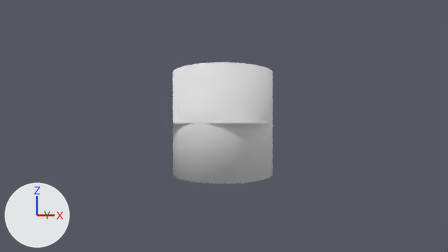
Two versions of the Blender file armorpaint.blend, one commit apart.
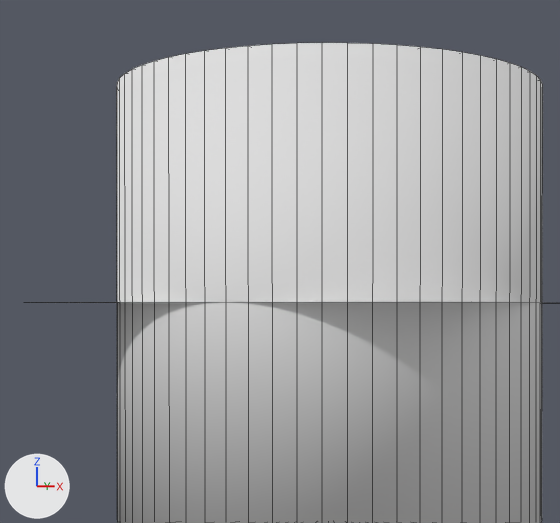
Each version is shown from the file's camera 'Camera', then close up on the part from 32% to 62% of the width and 21% to 69% of the height. Arrows for +X, +Y and +Z are at lower left; the lights stay in place. The first two pictures are the older version. The close-ups show mesh edges as thin lines. The same objects are shown in both versions, whatever each file hides.
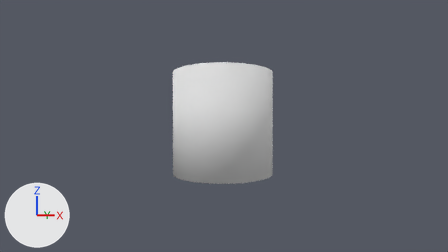
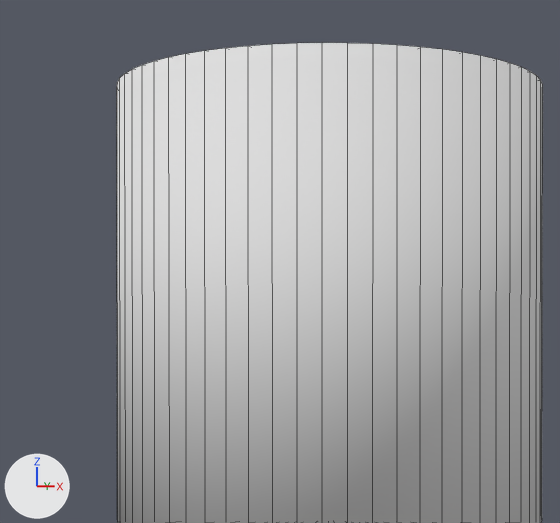
The edits, one by one:
me_plane is used by ob_plane; location (0.0, 0.0, 0.0).
me_plane had 4 vertices, 1 face and spanned x -0.5..0.5, y -0.5..0.5, z 0.0.
me_plane now has 4 vertices, 1 face and spans x -0.5..0.5, y 0.0, z -0.5..0.5.
Part 1, on me_plane:
Vertex 0 of me_plane moves from (-0.5, -0.5, 0.0) to (-0.5, 0.0, -0.5).
Vertex 1 of me_plane moves from (0.5, -0.5, 0.0) to (0.5, 0.0, -0.5).
Vertex 2 of me_plane moves from (-0.5, 0.5, 0.0) to (-0.5, 0.0, 0.5).
Vertex 3 of me_plane moves from (0.5, 0.5, 0.0) to (0.5, 0.0, 0.5) at pixel (536, 75).

Pixel boxes [x1, y1, x2, y2] of what changed, in the close-ups (560 x 523 px):
'Plane', reshaped (not visible afterwards)
    before: [27, 302, 529, 303]
